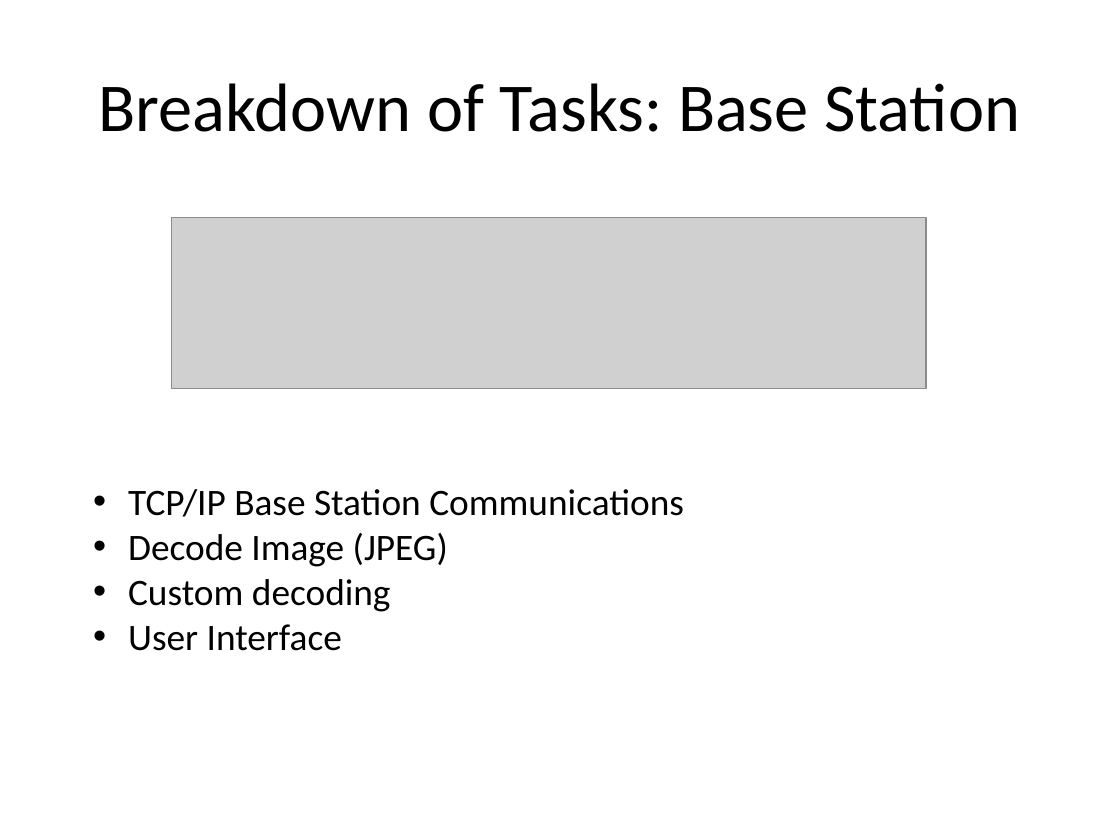
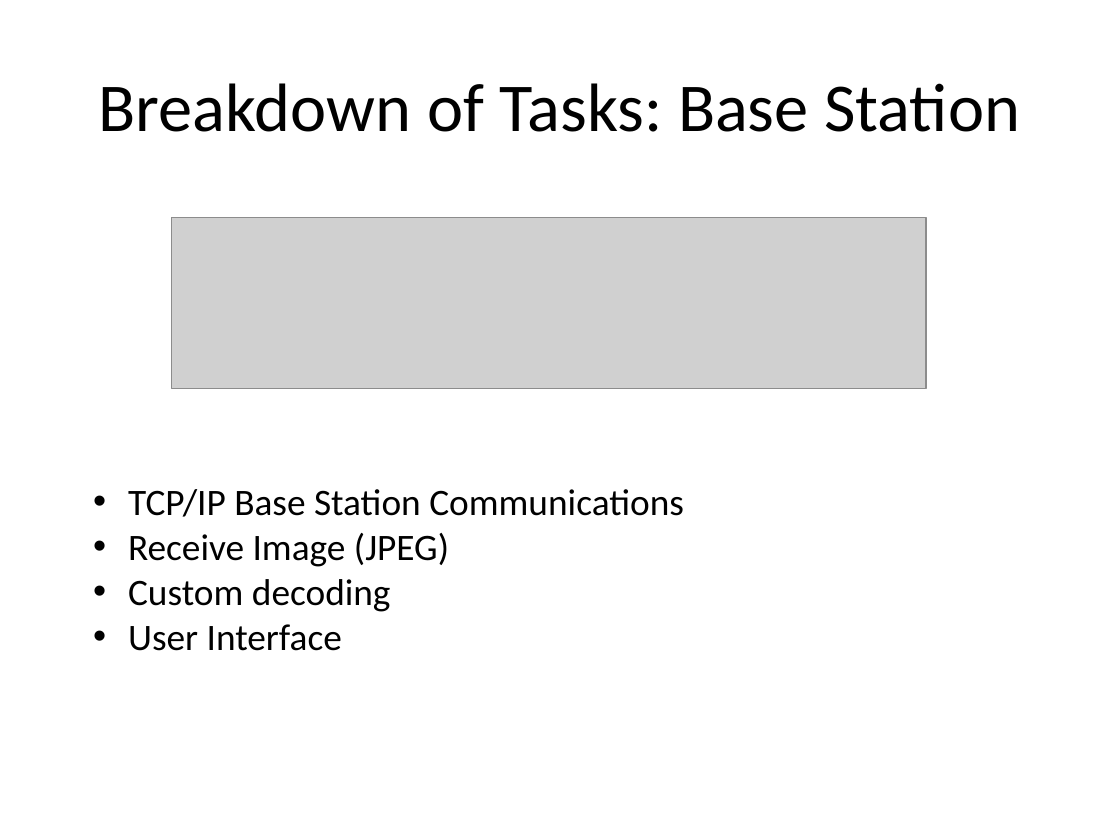
Before and after one commit to andybusse/uavcamera, a slide deck: slide 24 of documents/seminar 2/GDP Group 18 pres.pptx (slide 31 before the commit). Drawn at 1120x840 pixels with LibreOffice and Linux fonts; fonts in the diff are those of the drawing; grey boxes stand for pictures. Boxes give left, top, right and bottom in pixels: in the first picture for what was removed or moved away, otherwise in the second. Text is boxed around its words. In the diff, an @@ line names an element or a change of style, - is before the commit and + after.

```diff
--- a/documents/seminar 2/GDP Group 18 pres.pptx
+++ b/documents/seminar 2/GDP Group 18 pres.pptx
@@ text at box(128, 533, 449, 567): text changed @@
-• Decode Image (JPEG)
+• Receive Image (JPEG)
```
Also in this commit, not shown: 16 other slides changed, 7 slides added, 4 slides removed, 2 other files.
